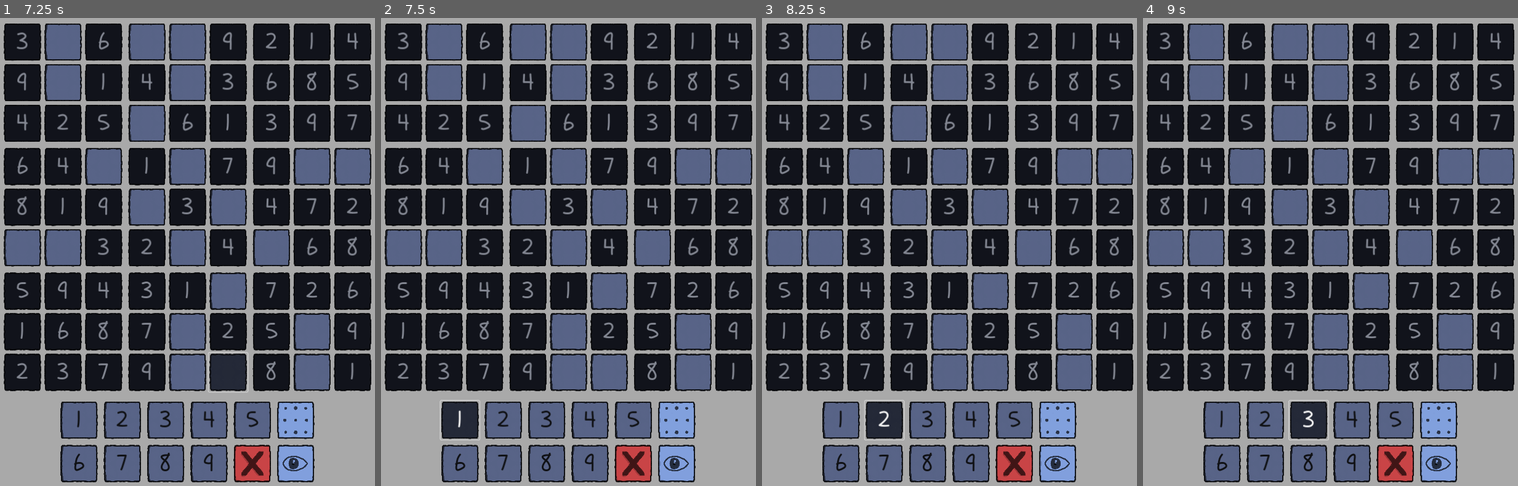
Above: before the commit, frames 1-4 (left to right).
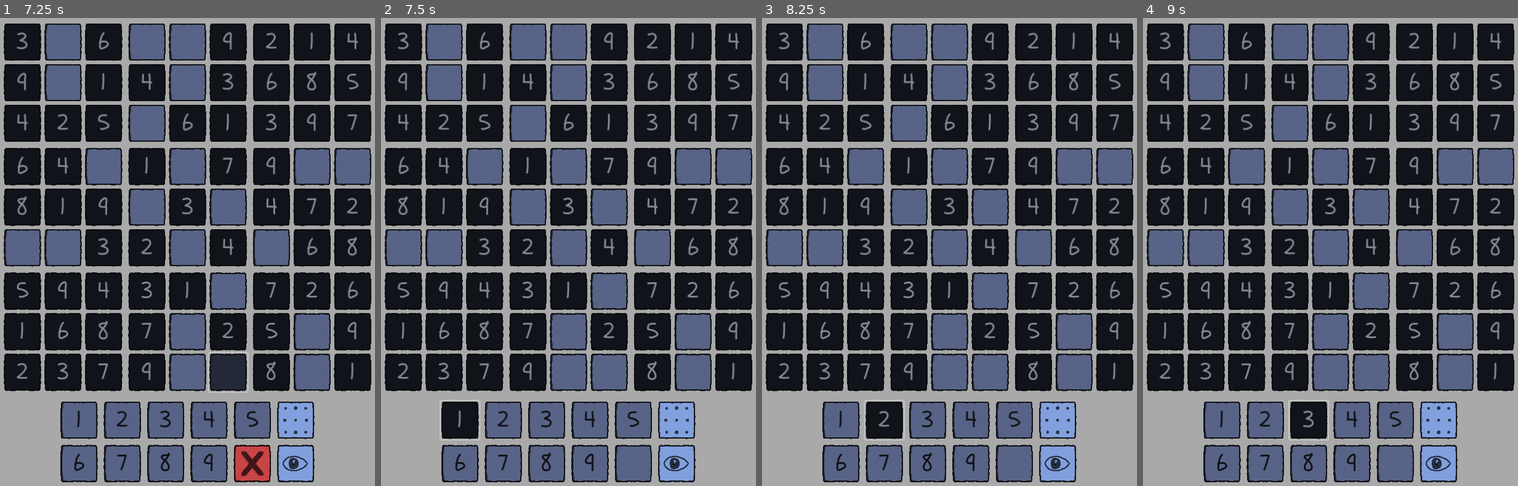
Above: after the commit, the same moments.

Repository: gitMickehh/soduku-recreation
Game: Godot game, scene res://soduku_scene.tscn
The game is run twice, just before and just after one commit, with the same random seed, the same clock (stepped at 60 frames per second) and the same inputs.
Inputs (mouse positions are in pixels of both pictures, inside the frame that each line leads up to):
- Up to frame 1 (7.25 s): click (63, 41) at 0.52 s; click (63, 83) at 1.27 s; click (146, 41) at 2 s; click (146, 120) at 2.77 s; click (105, 167) at 3.52 s; click (63, 247) at 4.27 s; click (146, 205) at 5 s; click (228, 205) at 5.75 s; click (228, 373) at 6.5 s
- Up to frame 2 (7.5 s): click "1" at 7.25 s
- Up to frame 3 (8.25 s): click "2" at 8 s
- Up to frame 4 (9 s): click "3" at 8.75 s

Frame 1 is identical in both runs. In frame 2, 1.3% of the frame differs, in the area x 16-73%, y 82-99%; in frame 3, 1.3%; in frame 4, 1.3%, in the area x 39-73%, y 82-99%.
Error before the commit: Invalid call. Nonexistent function 'set_selected' in base 'Button (Button_Logic)'. (res://scripts/input_lines_container_manager.gd:59)

Commit message:
button states update

Diff:
--- a/scripts/button_logic.gd
+++ b/scripts/button_logic.gd
@@ -1,6 +1,6 @@
 class_name Button_Logic extends Button
 
-enum BUTTON_STATE {DEFAULT, DUPLICATE, COMPLETE, HIGHLIGHTED, LOCKED}
+enum BUTTON_STATE {DEFAULT, DUPLICATE, COMPLETE, HIGHLIGHTED, LOCKED, INPUT_SELECTED}
 
 var cell_data: CellData = CellData.new()
 signal pressed_with_info(button: Button_Logic)
@@ -61,11 +61,12 @@
 	if number == 0:
 		text = ""
 		#set_filled(false)
-		set_state(BUTTON_STATE.DEFAULT)
+		#set_state(BUTTON_STATE.DEFAULT)
 	else:
 		text = str(number)
-		set_state(BUTTON_STATE.LOCKED)
+		#set_state(BUTTON_STATE.DEFAULT_FILLED)
 		#set_filled(true)
+	set_state(BUTTON_STATE.DEFAULT)
 
 #func set_filled(fill: bool) -> void:
 	#
@@ -175,17 +176,20 @@
 
 	match button_state:
 		BUTTON_STATE.DEFAULT:
+			default_color()
 			disabled = false
-			pass
+			if text != "":
+				toggle_hints(false)
 		BUTTON_STATE.DUPLICATE:
-			pass
+			mistake_color()
 		BUTTON_STATE.COMPLETE:
-			pass
+			complete_color()
 		BUTTON_STATE.HIGHLIGHTED:
 			pass
 		BUTTON_STATE.LOCKED:
 			disabled = true
-			pass
+		BUTTON_STATE.INPUT_SELECTED:
+			disabled = true
 
 func is_locked() -> bool:
 	return button_state == BUTTON_STATE.LOCKED
--- a/scripts/game_container_manager.gd
+++ b/scripts/game_container_manager.gd
@@ -93,8 +93,8 @@
 	if dupes.size() > 0:
 		for dupe in dupes:
 			var dupe_butt:Button_Logic = blocks[solver.get_index_from_vector(dupe.parent_block_vector)].buttons[solver.get_index_from_vector(dupe.location_vector)]
-			dupe_butt.mistake_color()
-		button.mistake_color()
+			dupe_butt.set_state(dupe_butt.BUTTON_STATE.DUPLICATE)
+		button.set_state(button.BUTTON_STATE.DUPLICATE)
 
 	after_input_check()
 
@@ -112,8 +112,8 @@
 
 func light_up_complete_number(cell_locations:Array[CellLocation]) -> void:
 	for cl in cell_locations:
-		var btn = (blocks[solver.get_index_from_vector(cl.parent_block_vector)]).buttons[solver.get_index_from_vector(cl.location_vector)]
-		btn.complete_color()
+		var btn: Button_Logic = (blocks[solver.get_index_from_vector(cl.parent_block_vector)]).buttons[solver.get_index_from_vector(cl.location_vector)]
+		btn.set_state(btn.BUTTON_STATE.COMPLETE)
 
 func _update_buttons_auto_candidates(given_game_array) -> void:
 	#this can be optimized by skipping this function when the option is not on
--- a/scripts/input_lines_container_manager.gd
+++ b/scripts/input_lines_container_manager.gd
@@ -56,7 +56,10 @@
 
 func _set_selected(selected_button: Button_Logic) -> void:
 	for button in buttons:
-		button.set_selected(selected_button == button)
+		if selected_button == button:
+			button.set_state(button.BUTTON_STATE.INPUT_SELECTED)
+		else:
+			button.set_state(button.BUTTON_STATE.DEFAULT)
 
 func _toggle_candidates_view_button_pressed() -> void:
 	candidates_view_state = !candidates_view_state
